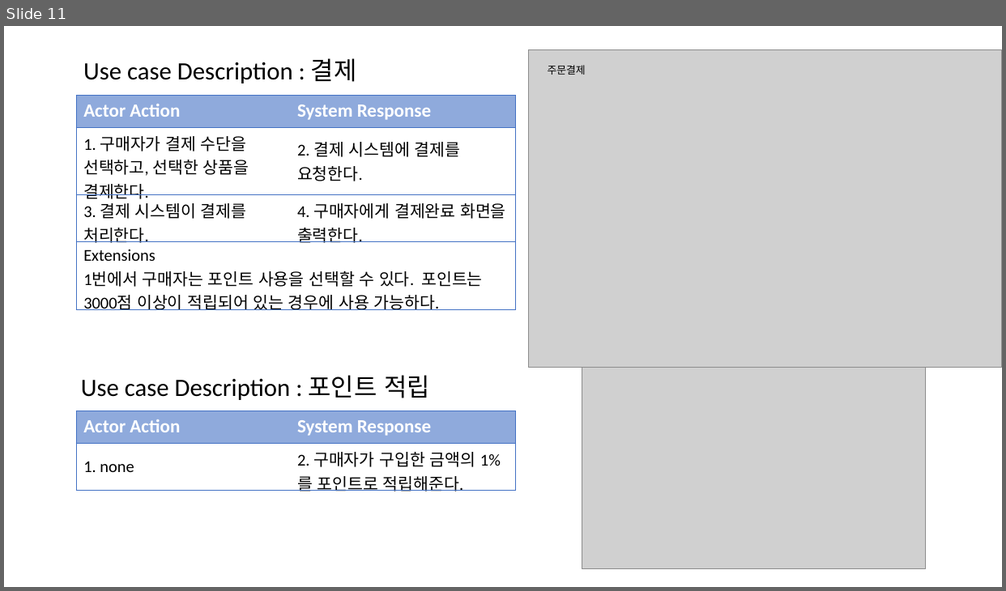
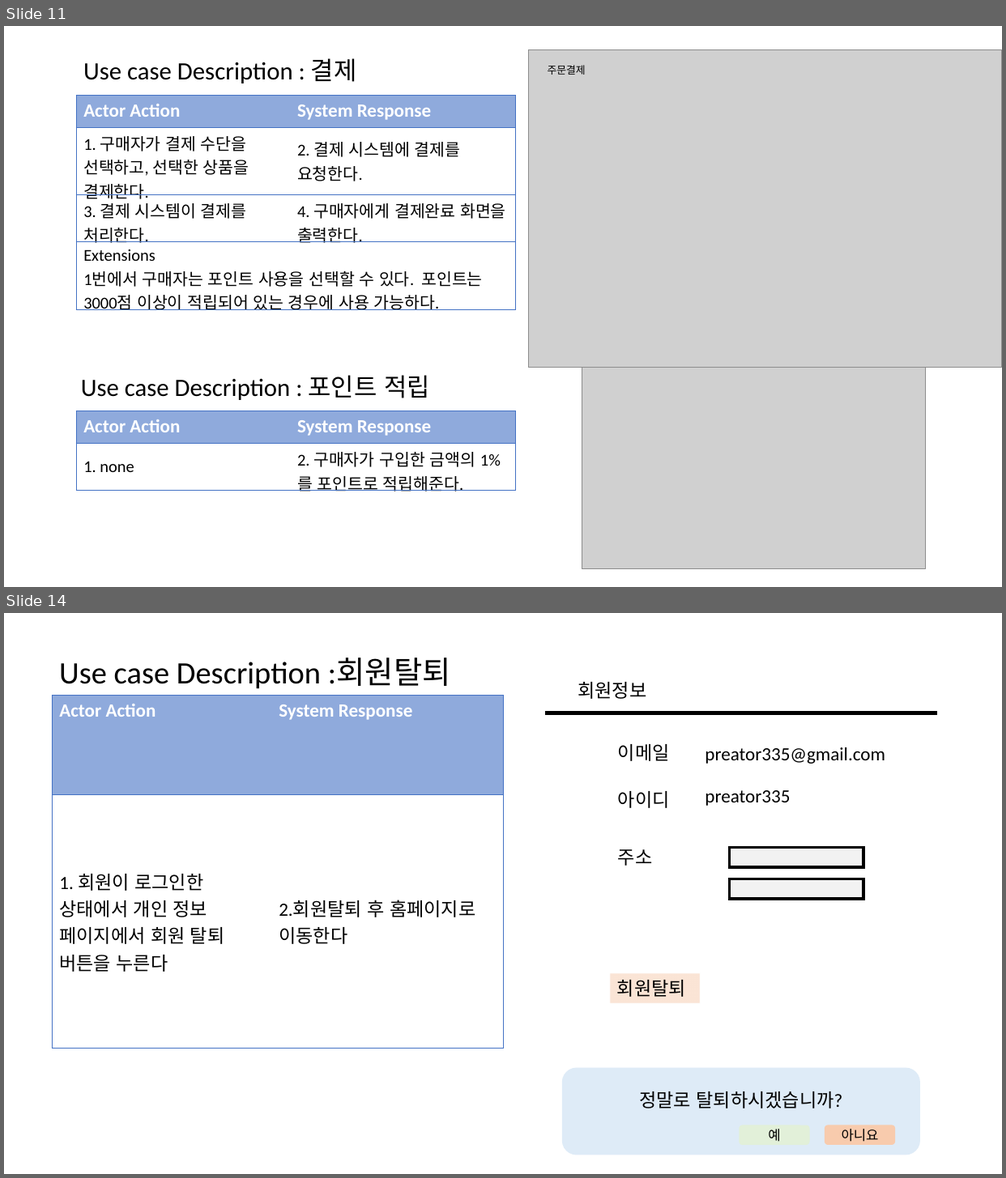
Before and after one commit to bbangnambong/RequirementCapturing, a slide deck: Use case Description.pptx. Shown one above the other, each under a label of ours: slide 11 before the commit, slides 11 and 14 after it; the slides between them are not shown. The pictures are 1006x591 and 1006x1178 pixels, drawn with LibreOffice and Linux fonts; fonts in the diff are those of the drawing; grey boxes stand for pictures. Boxes give left, top, right and bottom in pixels: in the first picture for what was removed or moved away, otherwise in the second. Text is boxed around its words. In the diff, an @@ line names an element or a change of style, - is before the commit and + after.

```diff
--- a/Use case Description.pptx
+++ b/Use case Description.pptx
@@ slide 14 added at [4, 613, 1002, 1174], background #FFFFFF @@
@@ text added at [59, 658, 451, 689], 30 pt, text #000000 @@
+Use case Description :회원탈퇴
@@ text added at [577, 682, 646, 699], 18 pt, text #000000 @@
+회원정보
@@ table added at [52, 696, 503, 1049], 2 rows, 2 columns @@
+Actor Action | System Response
+1. 회원이 로그인한 상태에서 개인 정보 페이지에서 회원 탈퇴 버튼을 누른다 | 2.회원탈퇴 후 홈페이지로 이동한다
@@ line added from (545, 713) to (938, 713), #000000 4 pt @@
@@ text added at [618, 744, 670, 761], 18 pt, text #000000 @@
+이메일
@@ text added at [705, 747, 885, 764], 18 pt, text #000000 @@
+preator335@gmail.com
@@ text added at [618, 791, 670, 808], 18 pt, text #000000 @@
+아이디
@@ text added at [705, 790, 790, 806], 18 pt, text #000000 @@
+preator335
@@ text added at [618, 850, 653, 866], 18 pt, text #000000 @@
+주소
@@ rectangle added at [730, 847, 863, 867], fill #000000 at 5% opacity, outline #000000 2.83 pt @@
@@ rectangle added at [730, 879, 863, 899], fill #000000 at 5% opacity, outline #000000 2.83 pt @@
@@ rectangle added at [610, 973, 701, 1003], fill #FBE5D6, 18 pt, text #000000 @@
+회원탈퇴
@@ rounded rectangle added at [562, 1068, 920, 1156], fill #DEEBF7, 18 pt, text #000000 @@
+정말로 탈퇴하시겠습니까?
@@ rounded rectangle added at [739, 1126, 809, 1146], fill #E2F0D9, 13 pt, text #000000 @@
+예
@@ rounded rectangle added at [825, 1125, 895, 1145], fill #F8CBAD, 13 pt, text #000000 @@
+아니요
```
Also in this commit, not shown: 1 slide changed, 6 other slides added, 2 other files.
